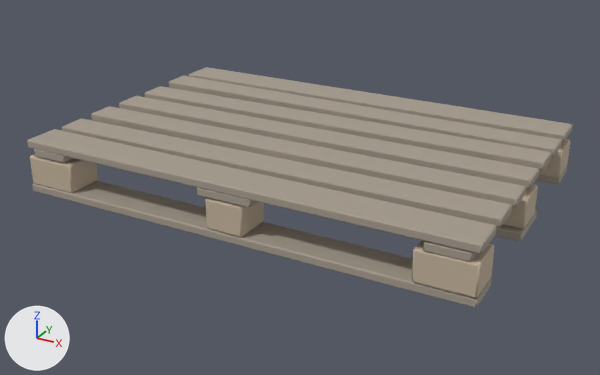
What one commit did to the glTF model assets/models/props/pallet.glb.
Rendered twice from a camera (50 mm lens) standing at (0.979, -1.817, 0.889) and looking at (0.0, -0.037, -0.002). Arrows for +X, +Y and +Z are at lower left; the lights stay in place. The older version comes first. Vertices at exactly the same position are counted once.

In view in the first picture: 'static'.
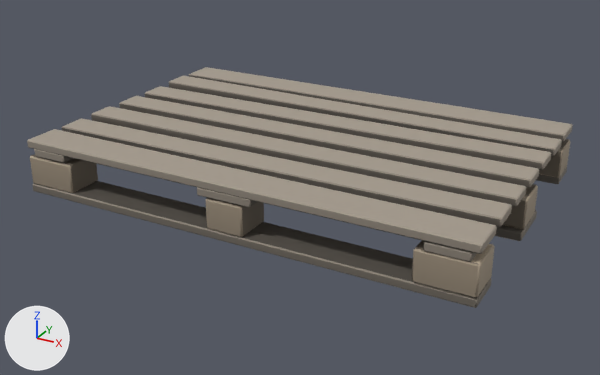
Location of each change, [x1, y1, x2, y2] in pixels of the pictures (600 x 375 px):
'static', recoloured (darker): [27, 72, 570, 308] in both

The change, as a list of edits to the scene's bpy script:
```text
Change mat_planks:
    where n0 = _N.new('ShaderNodeBsdfPrincipled'); n0.name = 'Principled BSDF'
    remove n0.inputs[0].default_value = (0.38, 0.33, 0.27, 1.0)  # 'Base Color', grey #a69b8e
    add n2 = _N.new('ShaderNodeMix'); n2.name = 'Mix'
    add n2.data_type = 'RGBA'
    add n2.blend_type = 'MULTIPLY'
    add n2.inputs[0].default_value = 1.0  # 'Factor'
    add n2.inputs[7].default_value = (0.38, 0.33, 0.27, 1.0)  # 'B', grey #a69b8e
    add n3 = _N.new('ShaderNodeVertexColor'); n3.name = 'Color Attribute'
    add _L.new(n2.outputs[2], n0.inputs[0])  # 'Result' to 'Base Color'
    add _L.new(n3.outputs[0], n2.inputs[6])  # 'Color' to 'A'
Change mat_timber:
    where n0 = _N.new('ShaderNodeBsdfPrincipled'); n0.name = 'Principled BSDF'
    remove n0.inputs[0].default_value = (0.55, 0.45, 0.33, 1.0)  # 'Base Color', beige #c4b39b
    add n2 = _N.new('ShaderNodeMix'); n2.name = 'Mix'
    add n2.data_type = 'RGBA'
    add n2.blend_type = 'MULTIPLY'
    add n2.inputs[0].default_value = 1.0  # 'Factor'
    add n2.inputs[7].default_value = (0.55, 0.45, 0.33, 1.0)  # 'B', beige #c4b39b
    add n3 = _N.new('ShaderNodeVertexColor'); n3.name = 'Color Attribute'
    add _L.new(n2.outputs[2], n0.inputs[0])  # 'Result' to 'Base Color'
    add _L.new(n3.outputs[0], n2.inputs[6])  # 'Color' to 'A'
Change me_static:
    where me_static.from_pydata(...)  # 528 vertices, 968 faces; spans x -0.6..0.6, y -0.403..0.403, z -0.002..0.146
    used by ob_static; location = (0.0, 0.0, 0.0)
    me_static part 1: vertex colours changed
```
